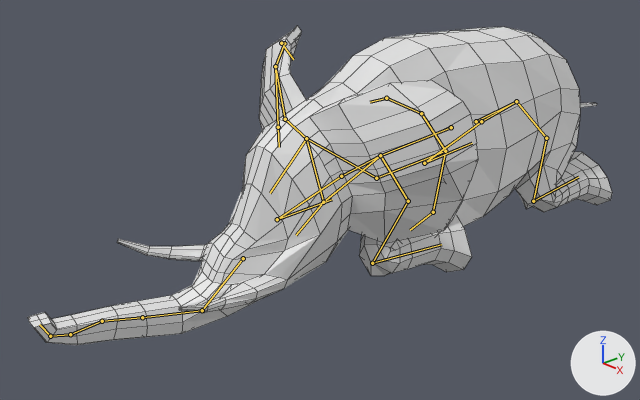
Before and after pictures for a commit that changed the Blender file models/old_elephant/slonica.blend.
Both versions are drawn from a 50 mm camera at (5.81, -6.52, 3.88) aimed at (-0.25, -0.97, 0.65). Arrows for +X, +Y and +Z are at lower right; the lights stay in place. Both versions are drawn at the pose saved in each file; the numbers are the values there. The bones that bend it are drawn over the model as lines. Mesh edges are drawn as thin lines.

Objects in the first picture: 'słoń.002'.
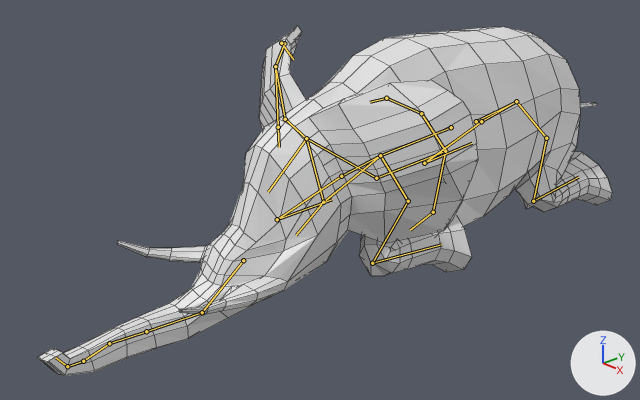
Location of each change, (x1, y1, x2, y2) in pixels of the pictures (640 x 400 px):
```json
{"object": "słoń.002", "change": "posed", "before": [28, 26, 612, 345], "after": [37, 26, 612, 376], "on screen": "10% taller"}
{"bone": "Bone.003", "before": "(243, 258) to (202, 310)", "after": "(243, 260) to (202, 312)"}
{"bone": "Bone.004", "before": "(202, 310) to (142, 317)", "after": "(202, 312) to (146, 331)"}
{"bone": "Bone.005", "before": "(142, 317) to (102, 321)", "after": "(146, 331) to (109, 343)"}
{"bone": "Bone.037", "before": "(306, 138) to (270, 193)", "after": "(306, 138) to (268, 192)"}
```

Scene script edits in JSON lines:
```json
{"block": "bone_bone_003", "where": "bone_bone_003 = bpy.data.objects['Armature'].pose.bones['Bone.003']  # child of 'Bone.002'"}
{"op": "set", "path": "bone_bone_003.location", "old": "(-0.05, -0.232, -0.343)", "new": "(-0.025, -0.235, -0.36)"}
{"block": "bone_bone_004", "where": "bone_bone_004 = bpy.data.objects['Armature'].pose.bones['Bone.004']  # child of 'Bone.003'"}
{"op": "set", "path": "bone_bone_004.rotation_quaternion", "old": "(0.878, -0.479, 0.0, 0.0)", "new": "(0.901, -0.418, 0.046, -0.103)", "note": "degrees (-57, 0, 0) -> degrees (-50, 0, -13)"}
{"block": "bone_bone_005", "where": "bone_bone_005 = bpy.data.objects['Armature'].pose.bones['Bone.005']  # child of 'Bone.004'"}
{"op": "set", "path": "bone_bone_005.rotation_quaternion", "old": "(1.0, 0.022, 0.0, 0.0)", "new": "(0.995, 0.02, 0.088, -0.033)", "note": "degrees (3, 0, 0) -> degrees (2, 10, -4)"}
{"block": "bone_bone_037", "where": "bone_bone_037 = bpy.data.objects['Armature'].pose.bones['Bone.037']  # child of 'Bone.022'"}
{"op": "set", "path": "bone_bone_037.rotation_quaternion", "old": "(0.999, -0.041, 0.009, -0.012)", "new": "(0.999, -0.031, 0.019, -0.037)", "note": "degrees (-5, 1, -1) -> degrees (-4, 2, -4)"}
```
